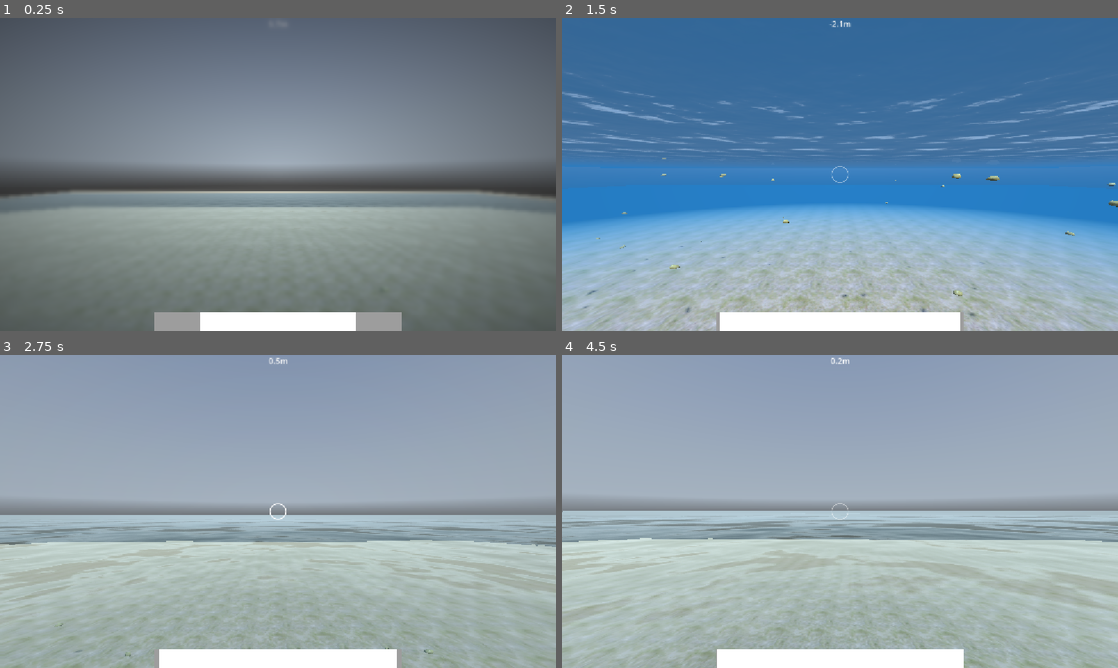
Above: before the commit, frames 1-4 (two rows, left to right).
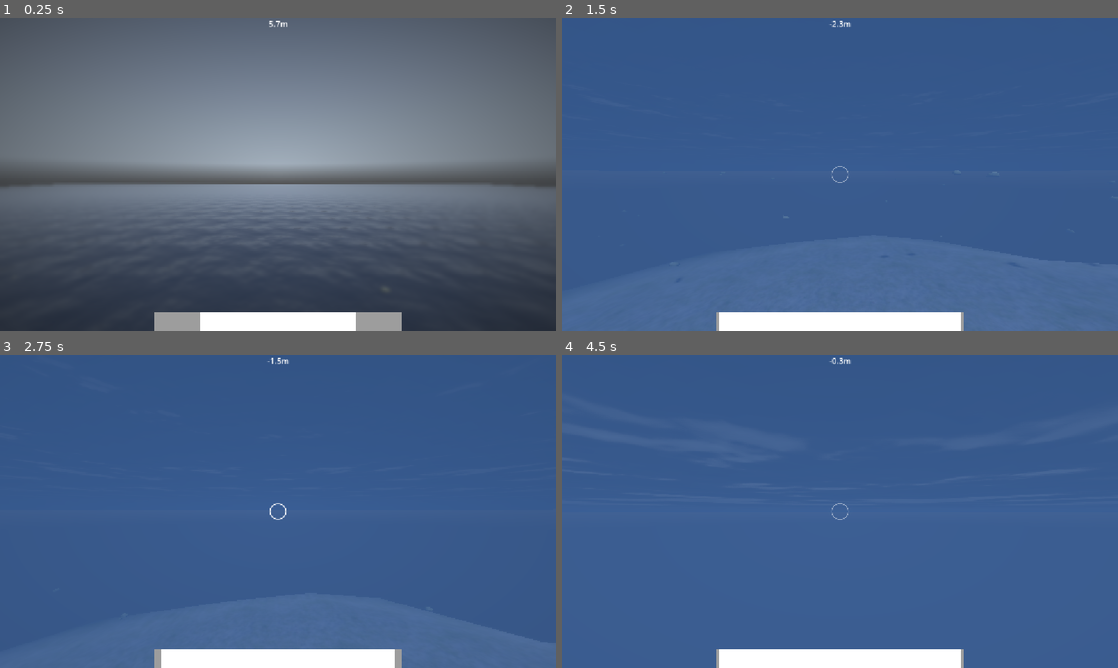
Above: after the commit, the same moments.

Repository: upint-0/one_game_a_day
Game: Godot game, scene res://scenes/game.tscn
The game is run twice, just before and just after one commit, with the same random seed, the same clock (stepped at 60 frames per second) and the same inputs. A sky picture missing from this copy of the repository is replaced by a grey-blue gradient.
Inputs (mouse positions are in pixels of both pictures, inside the frame that each line leads up to):
- Up to frame 1 (0.25 s): no input
- Up to frame 2 (1.5 s): move the mouse to (867, 174) at 0.52 s; press the mouse at (867, 174) at 0.53 s; tap F (interact, bound only after the commit) at 0.8, 1.35 s; move the mouse to (812, 174) at 1.27 s; release the mouse at (812, 174) at 1.28 s
- Up to frame 3 (2.75 s): click (250, 511) at 1.55 s; move the mouse to (289, 505) at 2.02 s; press the mouse at (289, 505) at 2.03 s; tap F (interact, bound only after the commit) at 2.3 s
- Up to frame 4 (4.5 s): move the mouse to (834, 517) at 2.77 s; release the mouse at (834, 517) at 2.78 s; tap F (interact, bound only after the commit) at 2.85, 3.8, 4.35 s; click (834, 517) at 3.05 s; move the mouse to (878, 514) at 3.52 s; press the mouse at (878, 514) at 3.53 s; move the mouse to (795, 508) at 4.27 s; release the mouse at (795, 508) at 4.28 s

The runs differ from the first frame. In frame 1, 40% of the frame differs, in the area x 0-100%, y 0-100%; in frame 2, 58%; in frame 3, 97%; in frame 4, 97%.

Commit message:
big bank

Diff:
--- /dev/null
+++ b/one/assets/3D/props/materials/terrain.tres
@@ -0,0 +1,8 @@
+[gd_resource type="StandardMaterial3D" format=3 uid="uid://dd3lp6u7x1aot"]
+
+[ext_resource type="Texture2D" uid="uid://doqc6wpc5s8wi" path="res://assets/3D/source/textures/Sand4_S.jpg" id="1_igfmy"]
+
+[resource]
+albedo_texture = ExtResource("1_igfmy")
+uv1_scale = Vector3(0.16, 0.16, 0.16)
+uv1_triplanar = true
--- /dev/null
+++ b/one/assets/shaders/water.gdshader
@@ -0,0 +1,99 @@
+shader_type spatial;
+render_mode blend_mix, depth_draw_always, cull_disabled, diffuse_burley, specular_schlick_ggx;
+
+uniform vec4 albedo : source_color;
+uniform float murkiness;
+
+uniform float roughness : hint_range(0.0, 1.0);
+
+uniform float refraction : hint_range(-1.0, 1.0, 0.001);
+
+uniform sampler2D screen_texture : hint_screen_texture, repeat_disable, filter_linear_mipmap;
+uniform sampler2D depth_texture : hint_depth_texture, repeat_disable, filter_nearest;
+
+uniform sampler2D texture_normal : hint_roughness_normal, filter_linear_mipmap, repeat_enable;
+uniform float normal_scale : hint_range(-16.0, 16.0);
+varying vec3 uv1_triplanar_pos;
+
+uniform float uv1_blend_sharpness : hint_range(0.0, 150.0, 0.001);
+varying vec3 uv1_power_normal;
+
+uniform vec3 uv1_scale;
+uniform vec3 uv1_offset;
+uniform vec3 uv2_scale;
+uniform vec3 uv2_offset;
+
+void vertex() {
+	vec3 normal = NORMAL;
+
+	TANGENT = vec3(0.0, 0.0, -1.0) * abs(normal.x);
+	TANGENT += vec3(1.0, 0.0, 0.0) * abs(normal.y);
+	TANGENT += vec3(1.0, 0.0, 0.0) * abs(normal.z);
+	TANGENT = normalize(TANGENT);
+
+	BINORMAL = vec3(0.0, 1.0, 0.0) * abs(normal.x);
+	BINORMAL += vec3(0.0, 0.0, -1.0) * abs(normal.y);
+	BINORMAL += vec3(0.0, 1.0, 0.0) * abs(normal.z);
+	BINORMAL = normalize(BINORMAL);
+
+	// UV1 Triplanar: Enabled
+	uv1_power_normal = pow(abs(NORMAL), vec3(uv1_blend_sharpness));
+	uv1_triplanar_pos = VERTEX * uv1_scale + uv1_offset;
+	uv1_power_normal /= dot(uv1_power_normal, vec3(1.0));
+	uv1_triplanar_pos *= vec3(1.0, -1.0, 1.0);
+}
+
+vec4 triplanar_texture(sampler2D p_sampler, vec3 p_weights, vec3 p_triplanar_pos) {
+	vec4 samp = vec4(0.0);
+	samp += texture(p_sampler, p_triplanar_pos.xy) * p_weights.z;
+	samp += texture(p_sampler, p_triplanar_pos.xz) * p_weights.y;
+	samp += texture(p_sampler, p_triplanar_pos.zy * vec2(-1.0, 1.0)) * p_weights.x;
+	return samp;
+}
+
+void fragment() {
+	ALBEDO = albedo.rgb;
+
+	ROUGHNESS = roughness;
+
+	// Normal Map: Enabled
+	NORMAL_MAP = triplanar_texture(texture_normal, uv1_power_normal, uv1_triplanar_pos).rgb;
+	NORMAL_MAP_DEPTH = normal_scale;
+
+	// Refraction: Enabled (with normal map texture)
+	vec3 unpacked_normal = NORMAL_MAP;
+	unpacked_normal.xy = unpacked_normal.xy * 2.0 - 1.0;
+	unpacked_normal.z = sqrt(max(0.0, 1.0 - dot(unpacked_normal.xy, unpacked_normal.xy)));
+	vec3 ref_normal = normalize(mix(
+			NORMAL,
+			TANGENT * unpacked_normal.x + BINORMAL * unpacked_normal.y + NORMAL * unpacked_normal.z,
+			NORMAL_MAP_DEPTH));
+	vec2 ref_ofs = SCREEN_UV - ref_normal.xy * refraction;
+
+
+	float refraction_depth_tex = textureLod(depth_texture, ref_ofs, 0.0).r;
+
+	float water_depth = refraction_depth_tex * 2.0 - 1.0;
+	water_depth = PROJECTION_MATRIX[3][2] / (water_depth + PROJECTION_MATRIX[2][2]);
+	water_depth += VERTEX.z;
+
+	float falloff = exp(-water_depth * murkiness);
+
+	float ref_amount = 1.0 - albedo.a;
+
+	vec4 ndc = OUTPUT_IS_SRGB ? vec4(vec3(SCREEN_UV, refraction_depth_tex) * 2.0 - 1.0, 1.0) : vec4(SCREEN_UV * 2.0 - 1.0, refraction_depth_tex, 1.0);
+	vec4 refraction_view_pos = INV_PROJECTION_MATRIX * ndc;
+	refraction_view_pos.xyz /= refraction_view_pos.w;
+
+	// If the depth buffer is lower then the model's Z position, use the refracted UV, otherwise use the normal screen UV.
+	// At low depth differences, decrease refraction intensity to avoid sudden discontinuities.
+	vec3 ref_color = textureLod(screen_texture, mix(SCREEN_UV, ref_ofs, smoothstep(0.0, 1.0, VERTEX.z - refraction_view_pos.z)), ROUGHNESS * 8.0).rgb * ref_amount * EXPOSURE;
+
+	if (FRONT_FACING) {
+		EMISSION += mix(albedo.rgb, ref_color, falloff);
+	}
+
+	ALBEDO *= 1.0 - ref_amount;
+	// Force transparency on the material (required for refraction).
+	ALPHA = 1.0;
+}
--- a/one/components/ambiance/environment_in.tres
+++ b/one/components/ambiance/environment_in.tres
@@ -15,11 +15,13 @@
 tonemap_mode = 1
 fog_enabled = true
 fog_mode = 1
-fog_light_color = Color(0.23421654, 0.49509186, 0.7106016, 1)
-fog_sun_scatter = 0.24
+fog_light_color = Color(0.27511063, 0.3847481, 0.5492403, 1)
+fog_sun_scatter = 0.05
 fog_density = 1.0
-fog_aerial_perspective = 0.021
-fog_sky_affect = 0.85
+fog_sky_affect = 0.9202364
+fog_depth_curve = 0.02061738
+fog_depth_begin = 0.0
+fog_depth_end = 75.0
 volumetric_fog_albedo = Color(0.32392377, 0.5256308, 0.61221546, 1)
 adjustment_enabled = true
 adjustment_saturation = 1.33
--- a/one/components/ambiance/world_environment.gd
+++ b/one/components/ambiance/world_environment.gd
@@ -3,6 +3,8 @@
 
 const ENVIRONMENT_IN = preload("uid://voafri1olx3t")
 const ENVIRONMENT_OUT = preload("uid://bd7e4eghm4cni")
+
+@export var underwater_fog_gradient: Gradient
 
 var under := false : set = _set_underwater
 
@@ -24,6 +26,11 @@
 	elif not under and y_pos < 0.0:
 		under = true
 
+	if under:
+		var alpha := inverse_lerp(0.0, -30.0, max(y_pos, -30.0))
+		environment.fog_light_color = underwater_fog_gradient.sample(alpha)
+		environment.fog_sky_affect = lerpf(.92, 1.0, alpha)
+
 
 func _set_underwater(value: bool) -> void:
 	under = value
--- /dev/null
+++ b/one/components/planks/planks.gd
@@ -0,0 +1,15 @@
+extends RigidBody3D
+
+var player: Player = null
+
+@onready var interactable_deck: Interactable = %Interactable_Deck
+
+
+func _ready() -> void:
+	interactable_deck.interacted_with_source.connect(_on_deck_interacted)
+
+
+func _on_deck_interacted(interactor: Node3D) -> void:
+	player = interactor.owner
+	player.global_position = global_position + Vector3.UP
+	player.linear_velocity = Vector3.ZERO
--- a/one/components/planks/planks.tscn
+++ b/one/components/planks/planks.tscn
@@ -1,19 +1,30 @@
 [gd_scene format=3 uid="uid://b68y7myd0cfsu"]
 
 [ext_resource type="PackedScene" uid="uid://didju05pvqhx8" path="res://assets/3D/props/planks.glb" id="1_h30lr"]
+[ext_resource type="Script" uid="uid://c4grwhs1k50u2" path="res://components/planks/planks.gd" id="2_k08mi"]
 [ext_resource type="Script" uid="uid://kxuumhnfbh48" path="res://components/water/buoyancy.gd" id="2_qh2j3"]
+[ext_resource type="PackedScene" uid="uid://bkidgu4ng727d" path="res://components/player/interaction/interactable.tscn" id="3_e02i5"]
 
-[sub_resource type="BoxShape3D" id="BoxShape3D_h30lr"]
-size = Vector3(1.7096007, 0.15475106, 2.3986425)
+[sub_resource type="BoxShape3D" id="BoxShape3D_k08mi"]
+size = Vector3(1.5003967, 0.322052, 0.19897461)
+
+[sub_resource type="BoxShape3D" id="BoxShape3D_mycq2"]
+size = Vector3(1.455, 0.27296484, 2.142)
+
+[sub_resource type="BoxShape3D" id="BoxShape3D_j0id0"]
+size = Vector3(2.194481, 0.29821777, 0.18005371)
+
+[sub_resource type="BoxShape3D" id="BoxShape3D_8hda7"]
+size = Vector3(1.7402496, 0.21665955, 2.3931885)
 
 [node name="Planks" unique_id=2001091449 instance=ExtResource("1_h30lr")]
 mass = 40.0
+script = ExtResource("2_k08mi")
 
-[node name="Buoyancy" type="Node3D" parent="." index="0" unique_id=1102383139 node_paths=PackedStringArray("buoys")]
+[node name="Buoyancy" type="Node3D" parent="." index="0" unique_id=1102383139]
 script = ExtResource("2_qh2j3")
 diameter = 1.0661829782401997
 volume = 0.6345909
-buoys = [NodePath("Marker3D"), NodePath("Marker3D2"), NodePath("Marker3D3"), NodePath("Marker3D4")]
 metadata/_custom_type_script = "uid://kxuumhnfbh48"
 
 [node name="Marker3D" type="Marker3D" parent="Buoyancy" index="0" unique_id=477345165]
@@ -28,6 +39,31 @@
 [node name="Marker3D4" type="Marker3D" parent="Buoyancy" index="3" unique_id=432370269]
 transform = Transform3D(1, 0, 0, 0, 1, 0, 0, 0, 1, 1, 0, 1)
 
-[node name="CollisionShape3D" type="CollisionShape3D" parent="." index="2" unique_id=1699323062]
-transform = Transform3D(1, 0, 0, 0, 1, 0, 0, 0, 1, 0.014901996, 0, -0.020281792)
-shape = SubResource("BoxShape3D_h30lr")
+[node name="CollisionShape3D2" type="CollisionShape3D" parent="." index="2" unique_id=770540924]
+transform = Transform3D(1, 0, 0, 0, 0.965724, 0.25957122, 0, -0.25957122, 0.965724, 0.025093079, 0.1765276, -1.1982834)
+shape = SubResource("BoxShape3D_k08mi")
+
+[node name="CollisionShape3D6" type="CollisionShape3D" parent="." index="3" unique_id=557817749]
+transform = Transform3D(1, 0, 0, 0, 1, 0, 0, 0, 1, 0.007792592, -0.050544173, -0.006164551)
+shape = SubResource("BoxShape3D_mycq2")
+
+[node name="CollisionShape3D3" type="CollisionShape3D" parent="." index="4" unique_id=1492312091]
+transform = Transform3D(-4.371139e-08, 0.22571047, 0.9741944, 0, 0.9741944, -0.22571047, -1, -9.866118e-09, -4.258339e-08, 0.83673203, 0.19983114, -0.044023506)
+shape = SubResource("BoxShape3D_j0id0")
+
+[node name="CollisionShape3D4" type="CollisionShape3D" parent="." index="5" unique_id=1396614074]
+transform = Transform3D(-4.371139e-08, -0.25881904, 0.9659258, 0, 0.9659258, 0.25881904, -1, 1.131334e-08, -4.222196e-08, -0.802319, 0.16945194, 0.010225373)
+shape = SubResource("BoxShape3D_j0id0")
+
+[node name="CollisionShape3D5" type="CollisionShape3D" parent="." index="6" unique_id=490098781]
+transform = Transform3D(1, 0, 0, 0, 0.972571, -0.23260626, 0, 0.23260626, 0.972571, -0.016578674, 0.11931877, 1.1218152)
+shape = SubResource("BoxShape3D_k08mi")
+
+[node name="Interactable_Deck" parent="." index="7" unique_id=1425083718 instance=ExtResource("3_e02i5")]
+unique_name_in_owner = true
+
+[node name="CollisionShape3D" parent="Interactable_Deck" index="0" unique_id=498425812]
+transform = Transform3D(1, 0, 0, 0, 1, 0, 0, 0, 1, 0.004966736, 0.018348694, -0.034851074)
+shape = SubResource("BoxShape3D_8hda7")
+
+[editable path="Interactable_Deck"]
--- a/one/components/player/hud.gd
+++ b/one/components/player/hud.gd
@@ -3,8 +3,8 @@
 var current_air := 0.0
 
 @onready var player: Player = owner
+
 @onready var depth: Label = %Depth
-
 @onready var air_left: ColorRect = %AirLeft
 @onready var air_effect: ColorRect = %AirEffect
 
--- a/one/components/player/interaction/interactable.gd
+++ b/one/components/player/interaction/interactable.gd
@@ -1,7 +1,7 @@
 class_name Interactable extends Area3D
 
 signal interacted
-signal interacted_with_source(interactor: Interactor)
+signal interacted_with_source(interactor: Node3D)
 
 
 func enable() -> void:
@@ -14,6 +14,6 @@
 	monitorable = false
 
 
-func interact(interactor: Interactor) -> void:
+func interact(interactor: Node3D) -> void:
 	interacted.emit()
 	interacted_with_source.emit(interactor)
--- a/one/components/player/interaction/interactor.gd
+++ b/one/components/player/interaction/interactor.gd
@@ -12,7 +12,7 @@
 func _physics_process(_delta: float) -> void:
 	_try_interact()
 
-	if Input.is_action_just_pressed("swim_front") && current_target:
+	if Input.is_action_just_pressed("interact") && current_target:
 		current_target.interact(self)
 
 
--- a/one/components/player/inventory.gd
+++ b/one/components/player/inventory.gd
@@ -2,3 +2,14 @@
 extends Node
 
 var weights: Array[float]
+
+
+func _physics_process(_delta: float) -> void:
+	# Drop rocks
+	if not weights.is_empty():
+		var weight: float = weights.pick_random()
+		weights.erase(weight)
+		var instance: Node3D = Dealer.ROCK_SMALL.instantiate() if weight < 2.0 else Dealer.ROCK_MEDIUM.instantiate()
+		get_tree().add_child(instance)
+		var player: Player = owner
+		instance.global_position = player.global_position - player.global_basis.z
--- /dev/null
+++ b/one/components/player/pickup_area.gd
@@ -0,0 +1,11 @@
+class_name PickupArea
+extends Area3D
+
+
+func _ready() -> void:
+	area_entered.connect(_on_area_entered)
+
+
+func _on_area_entered(area: Area3D) -> void:
+	if area is Interactable:
+		area.interact(self)
--- a/one/components/player/player.gd
+++ b/one/components/player/player.gd
@@ -5,7 +5,7 @@
 
 const AIR_GAIN_RATE := 1.0
 const AIR_LOSS_RATE := 0.01
-const FRONT_IMPULSE_AIR_LOSS = 0.05
+const FRONT_IMPULSE_AIR_LOSS = 0.035
 
 var air := 1.0:
 	set(value):
@@ -15,7 +15,6 @@
 @onready var camera: Camera3D = %Camera3D
 @onready var input: PlayerInput = %Input
 @onready var buoyancy: Buoyancy = %Buoyancy
-@onready var interactor: Interactor = %Interactor
 @onready var inventory: Inventory = %Inventory
 
 
@@ -52,7 +51,7 @@
 
 	# Volume
 	var depth := maxf(-camera.global_position.y, 0.0)
-	buoyancy.volume = remap(depth, 0, 24.0, 0.5, 0.1)
+	buoyancy.volume = remap(clampf(depth, 0.0, 24.0), 0, 24.0, 0.4, 0.13)
 
 	# Air
 	if depth > 0:
@@ -62,7 +61,7 @@
 
 
 func _impule_front() -> void:
-	if !in_water && interactor.can_interact(): return
+	if !in_water: return
 
 	apply_central_impulse( -global_basis.z * input.front_strength * FRONT_IMPULSE_STRENGTH )
 	air -= FRONT_IMPULSE_AIR_LOSS * input.front_strength
--- a/one/components/player/player.tscn
+++ b/one/components/player/player.tscn
@@ -4,26 +4,31 @@
 [ext_resource type="Script" uid="uid://kxuumhnfbh48" path="res://components/water/buoyancy.gd" id="2_kfe3d"]
 [ext_resource type="Script" uid="uid://b1ro34hryf7wu" path="res://components/player/hud.gd" id="3_ph1f6"]
 [ext_resource type="Script" uid="uid://b8nv2p80ibdme" path="res://components/player/input.gd" id="3_wa6cj"]
-[ext_resource type="Script" uid="uid://cxkbofpbclsdy" path="res://components/player/interaction/interactor.gd" id="4_bv0o5"]
 [ext_resource type="Script" uid="uid://dqwrwtmom61qw" path="res://components/player/inventory.gd" id="4_pxnim"]
 [ext_resource type="Shader" uid="uid://cepfgn4cpyivw" path="res://assets/shaders/crosshair.gdshader" id="5_mpawu"]
+[ext_resource type="Script" uid="uid://bqfl01ucsl3bq" path="res://components/player/pickup_area.gd" id="5_pxnim"]
 [ext_resource type="Script" uid="uid://5jdt5crk41gg" path="res://components/player/crosshair.gd" id="6_pvtfm"]
 [ext_resource type="Shader" uid="uid://d15y8uvojfh2u" path="res://assets/shaders/pp_fade.gdshader" id="7_02tnr"]
 
 [sub_resource type="PhysicsMaterial" id="PhysicsMaterial_8hda7"]
-friction = 0.42
+friction = 0.0
+rough = true
+bounce = 0.2
 
 [sub_resource type="SphereMesh" id="SphereMesh_kx5sw"]
 
 [sub_resource type="SphereShape3D" id="SphereShape3D_kx5sw"]
 
-[sub_resource type="ShaderMaterial" id="ShaderMaterial_pvtfm"]
-shader = ExtResource("5_mpawu")
-shader_parameter/inner_radius = 0.0
+[sub_resource type="SphereShape3D" id="SphereShape3D_q0guv"]
+radius = 1.5370655
 
 [sub_resource type="ShaderMaterial" id="ShaderMaterial_bv0o5"]
 shader = ExtResource("7_02tnr")
 shader_parameter/fade = 0.0
+
+[sub_resource type="ShaderMaterial" id="ShaderMaterial_pvtfm"]
+shader = ExtResource("5_mpawu")
+shader_parameter/inner_radius = 0.0
 
 [node name="Player" type="RigidBody3D" unique_id=373381738]
 mass = 30.0
@@ -56,12 +61,27 @@
 unique_name_in_owner = true
 transform = Transform3D(1, 0, 0, 0, 1, 0, 0, 0, 1, 0, 0.120915055, 0)
 
-[node name="Interactor" type="Marker3D" parent="Camera3D" unique_id=237218789]
-unique_name_in_owner = true
-script = ExtResource("4_bv0o5")
+[node name="PickupArea" type="Area3D" parent="Camera3D" unique_id=1599298814]
+collision_layer = 0
+collision_mask = 4
+monitorable = false
+script = ExtResource("5_pxnim")
+
+[node name="CollisionShape3D" type="CollisionShape3D" parent="Camera3D/PickupArea" unique_id=1883341615]
+shape = SubResource("SphereShape3D_q0guv")
 
 [node name="HUD" type="CanvasLayer" parent="." unique_id=390152475]
 script = ExtResource("3_ph1f6")
+
+[node name="AirEffect" type="ColorRect" parent="HUD" unique_id=1916678535]
+unique_name_in_owner = true
+material = SubResource("ShaderMaterial_bv0o5")
+anchors_preset = 15
+anchor_right = 1.0
+anchor_bottom = 1.0
+grow_horizontal = 2
+grow_vertical = 2
+mouse_filter = 2
 
 [node name="Depth" type="Label" parent="HUD" unique_id=440061484]
 unique_name_in_owner = true
@@ -93,16 +113,6 @@
 mouse_filter = 2
 script = ExtResource("6_pvtfm")
 
-[node name="AirEffect" type="ColorRect" parent="HUD" unique_id=1916678535]
-unique_name_in_owner = true
-material = SubResource("ShaderMaterial_bv0o5")
-anchors_preset = 15
-anchor_right = 1.0
-anchor_bottom = 1.0
-grow_horizontal = 2
-grow_vertical = 2
-mouse_filter = 2
-
 [node name="Air" type="ColorRect" parent="HUD" unique_id=1554009896]
 custom_minimum_size = Vector2(512, 0)
 anchors_preset = 7
--- a/one/components/rocks/rock.gd
+++ b/one/components/rocks/rock.gd
@@ -1,6 +1,17 @@
 extends RigidBody3D
 
+var target: Player = null
 
-func _on_interacted(interactor: Interactor) -> void:
-	(interactor.owner as Player).inventory.weights.append(mass)
-	queue_free()
+
+func _process(delta: float) -> void:
+	if target == null: return
+
+	global_position = target.global_position.lerp(global_position, exp(-4.0 * delta))
+
+	if global_position.distance_squared_to(target.global_position) > 0.333:
+		target.inventory.weights.append(mass)
+		queue_free()
+
+
+func _on_interacted(interactor: Node3D) -> void:
+	target = interactor.owner
--- a/one/components/rocks/rock_small.tscn
+++ b/one/components/rocks/rock_small.tscn
@@ -22,6 +22,6 @@
 [node name="CollisionShape3D" parent="Interactable" index="0" unique_id=498425812]
 shape = SubResource("SphereShape3D_sho73")
 
-[connection signal="interacted_with_source" from="Interactable" to="." method="_on_interactable_interacted_with_source"]
+[connection signal="interacted_with_source" from="Interactable" to="." method="_on_interacted"]
 
 [editable path="Interactable"]
--- a/one/components/rocks/rocks_spawner.gd
+++ b/one/components/rocks/rocks_spawner.gd
@@ -1,13 +1,11 @@
 extends Node3D
 
 const SPAWN_RADIUS = 32.0
-const ROCK_MEDIUM = preload("uid://bn7wsg1phjl7d")
-const ROCK_SMALL = preload("uid://rpmf1v17l36f")
 
 
 func _ready() -> void:
 	for i in 100:
-		var instance: Node3D = ROCK_MEDIUM.instantiate() if randf() > 0.5 else ROCK_SMALL.instantiate()
+		var instance: Node3D = Dealer.ROCK_MEDIUM.instantiate() if randf() > 0.5 else Dealer.ROCK_SMALL.instantiate()
 		add_child(instance)
 		instance.position.x = randf_range(-SPAWN_RADIUS, SPAWN_RADIUS)
 		instance.position.y = 0.0
--- /dev/null
+++ b/one/components/water/water.tres
@@ -0,0 +1,28 @@
+[gd_resource type="ShaderMaterial" format=3 uid="uid://dund8nfkrlw6c"]
+
+[ext_resource type="Shader" uid="uid://djip02dq5h0ll" path="res://assets/shaders/water.gdshader" id="1_jwdvp"]
+
+[sub_resource type="FastNoiseLite" id="FastNoiseLite_lbhrr"]
+
+[sub_resource type="NoiseTexture2D" id="NoiseTexture2D_lnu2h"]
+width = 128
+height = 128
+noise = SubResource("FastNoiseLite_lbhrr")
+seamless = true
+as_normal_map = true
+seamless_blend_skirt = 1.0
+
+[resource]
+render_priority = -128
+shader = ExtResource("1_jwdvp")
+shader_parameter/albedo = Color(0.21693918, 0.26888293, 0.35453036, 0.21568628)
+shader_parameter/murkiness = 0.061
+shader_parameter/roughness = 0.0
+shader_parameter/refraction = 0.05
+shader_parameter/texture_normal = SubResource("NoiseTexture2D_lnu2h")
+shader_parameter/normal_scale = 1.0
+shader_parameter/uv1_blend_sharpness = 1.0
+shader_parameter/uv1_scale = Vector3(0.2, 0.2, 0.2)
+shader_parameter/uv1_offset = Vector3(0, 0, 0)
+shader_parameter/uv2_scale = Vector3(1, 1, 1)
+shader_parameter/uv2_offset = Vector3(0, 0, 0)
--- a/one/components/water/water.tscn
+++ b/one/components/water/water.tscn
@@ -1,33 +1,12 @@
 [gd_scene format=3 uid="uid://dtv4mylhys7n0"]
 
 [ext_resource type="Script" uid="uid://bxywjbos1i7n6" path="res://components/water/water.gd" id="1_icgio"]
+[ext_resource type="Material" uid="uid://dund8nfkrlw6c" path="res://components/water/water.tres" id="2_has7b"]
 
 [sub_resource type="WorldBoundaryShape3D" id="WorldBoundaryShape3D_kx5sw"]
 
 [sub_resource type="PlaneMesh" id="PlaneMesh_kx5sw"]
-size = Vector2(128, 128)
-
-[sub_resource type="FastNoiseLite" id="FastNoiseLite_lbhrr"]
-
-[sub_resource type="NoiseTexture2D" id="NoiseTexture2D_lnu2h"]
-width = 128
-height = 128
-noise = SubResource("FastNoiseLite_lbhrr")
-seamless = true
-as_normal_map = true
-seamless_blend_skirt = 1.0
-
-[sub_resource type="StandardMaterial3D" id="StandardMaterial3D_yqjtg"]
-render_priority = -128
-transparency = 1
-cull_mode = 2
-albedo_color = Color(0.44313726, 0.8, 0.74509805, 0.21568628)
-roughness = 0.0
-normal_enabled = true
-normal_texture = SubResource("NoiseTexture2D_lnu2h")
-refraction_enabled = true
-uv1_scale = Vector3(0.2, 0.2, 0.2)
-uv1_triplanar = true
+size = Vector2(256, 256)
 
 [node name="Water" type="Area3D" unique_id=1343099795]
 script = ExtResource("1_icgio")
@@ -37,4 +16,4 @@
 
 [node name="Mesh" type="MeshInstance3D" parent="." unique_id=208511449]
 mesh = SubResource("PlaneMesh_kx5sw")
-surface_material_override/0 = SubResource("StandardMaterial3D_yqjtg")
+surface_material_override/0 = ExtResource("2_has7b")
--- /dev/null
+++ b/one/globals/Dealer.gd
@@ -0,0 +1,4 @@
+extends Node
+
+const ROCK_MEDIUM = preload("uid://bn7wsg1phjl7d")
+const ROCK_SMALL = preload("uid://rpmf1v17l36f")
--- a/one/project.godot
+++ b/one/project.godot
@@ -15,6 +15,10 @@
 config/features=PackedStringArray("4.7", "Forward Plus")
 config/icon="res://icon.svg"
 
+[autoload]
+
+Dealer="*uid://cwddceqin0uhq"
+
 [display]
 
 window/stretch/mode="canvas_items"
@@ -25,6 +29,7 @@
 folder_colors={
 "res://assets/": "green",
 "res://components/": "orange",
+"res://globals/": "purple",
 "res://scenes/": "pink"
 }
 
@@ -39,6 +44,15 @@
 "deadzone": 0.2,
 "events": []
 }
+interact={
+"deadzone": 0.2,
+"events": [Object(InputEventKey,"resource_local_to_scene":false,"resource_name":"","device":-1,"window_id":0,"alt_pressed":false,"shift_pressed":false,"ctrl_pressed":false,"meta_pressed":false,"pressed":false,"keycode":0,"physical_keycode":70,"key_label":0,"unicode":102,"location":0,"echo":false,"script":null)
+]
+}
+
+[layer_names]
+
+3d_physics/layer_3="interactables"
 
 [physics]
 
--- a/one/scenes/game.tscn
+++ b/one/scenes/game.tscn
@@ -1,28 +1,22 @@
 [gd_scene format=3 uid="uid://byovyjpkmqm2p"]
 
-[ext_resource type="Environment" uid="uid://bd7e4eghm4cni" path="res://components/ambiance/environment_out.tres" id="1_lnu2h"]
+[ext_resource type="Environment" uid="uid://bd7e4eghm4cni" path="res://components/ambiance/environment_out.tres" id="1_u5sy4"]
 [ext_resource type="Script" uid="uid://db3wgg707hua4" path="res://components/ambiance/world_environment.gd" id="2_lbhrr"]
-[ext_resource type="Texture2D" uid="uid://doqc6wpc5s8wi" path="res://assets/3D/source/textures/Sand4_S.jpg" id="2_lnu2h"]
 [ext_resource type="PackedScene" uid="uid://b68y7myd0cfsu" path="res://components/planks/planks.tscn" id="3_iywne"]
 [ext_resource type="PackedScene" uid="uid://w566xry1qho8" path="res://components/player/player.tscn" id="3_p57ef"]
 [ext_resource type="PackedScene" uid="uid://dtv4mylhys7n0" path="res://components/water/water.tscn" id="4_lbhrr"]
+[ext_resource type="PackedScene" uid="uid://cl78o13p758ji" path="res://assets/3D/props/terrain.glb" id="6_u5sy4"]
 [ext_resource type="Script" uid="uid://doj0cjadval2c" path="res://components/rocks/rocks_spawner.gd" id="7_u5sy4"]
 
-[sub_resource type="PlaneMesh" id="PlaneMesh_kx5sw"]
-size = Vector2(512, 512)
-
-[sub_resource type="StandardMaterial3D" id="StandardMaterial3D_q0guv"]
-albedo_texture = ExtResource("2_lnu2h")
-uv1_scale = Vector3(0.16, 0.16, 0.16)
-uv1_triplanar = true
-
-[sub_resource type="WorldBoundaryShape3D" id="WorldBoundaryShape3D_8hda7"]
+[sub_resource type="Gradient" id="Gradient_u5sy4"]
+colors = PackedColorArray(0.2757067, 0.3855633, 0.5502754, 1, 0.074, 0.10969999, 0.2, 1)
 
 [node name="Game" type="Node" unique_id=1312630739]
 
 [node name="WorldEnvironment" type="WorldEnvironment" parent="." unique_id=419049662]
-environment = ExtResource("1_lnu2h")
+environment = ExtResource("1_u5sy4")
 script = ExtResource("2_lbhrr")
+underwater_fog_gradient = SubResource("Gradient_u5sy4")
 
 [node name="DirectionalLight3D" type="DirectionalLight3D" parent="." unique_id=276190609]
 transform = Transform3D(0.8660254, -0.35355347, 0.35355347, 0, 0.7071068, 0.7071068, -0.50000006, -0.61237246, 0.61237246, 0, 0, 0)
@@ -38,15 +32,8 @@
 
 [node name="Water" parent="." unique_id=1343099795 instance=ExtResource("4_lbhrr")]
 
-[node name="Floor" type="MeshInstance3D" parent="." unique_id=1068480281]
-transform = Transform3D(1, 0, 0, 0, 1, 0, 0, 0, 1, 0, -15.31316, 0)
-mesh = SubResource("PlaneMesh_kx5sw")
-surface_material_override/0 = SubResource("StandardMaterial3D_q0guv")
-
-[node name="StaticBody3D" type="StaticBody3D" parent="Floor" unique_id=1807872736]
-
-[node name="CollisionShape3D" type="CollisionShape3D" parent="Floor/StaticBody3D" unique_id=1119955824]
-shape = SubResource("WorldBoundaryShape3D_8hda7")
+[node name="terrain" parent="." unique_id=1893356884 instance=ExtResource("6_u5sy4")]
+transform = Transform3D(1, 0, 0, 0, 1, 0, 0, 0, 1, -4, -52.887665, 13)
 
 [node name="Rocks" type="Node3D" parent="." unique_id=1289146676]
 transform = Transform3D(1, 0, 0, 0, 1, 0, 0, 0, 1, 0, -2, 0)
Binary file changed: one/assets/3D/props/planks.glb
Binary file added: one/assets/3D/props/terrain.glb
Not shown, added: one/assets/3D/props/terrain.glb.import
Not shown, added: one/assets/shaders/water.gdshader.uid
Not shown, added: one/components/planks/planks.gd.uid
Not shown, added: one/components/player/pickup_area.gd.uid
Not shown, added: one/globals/Dealer.gd.uid
Not shown, changed: one/assets/3D/source/assets.blend
Not shown, changed: one/assets/3D/source/assets.blend1
